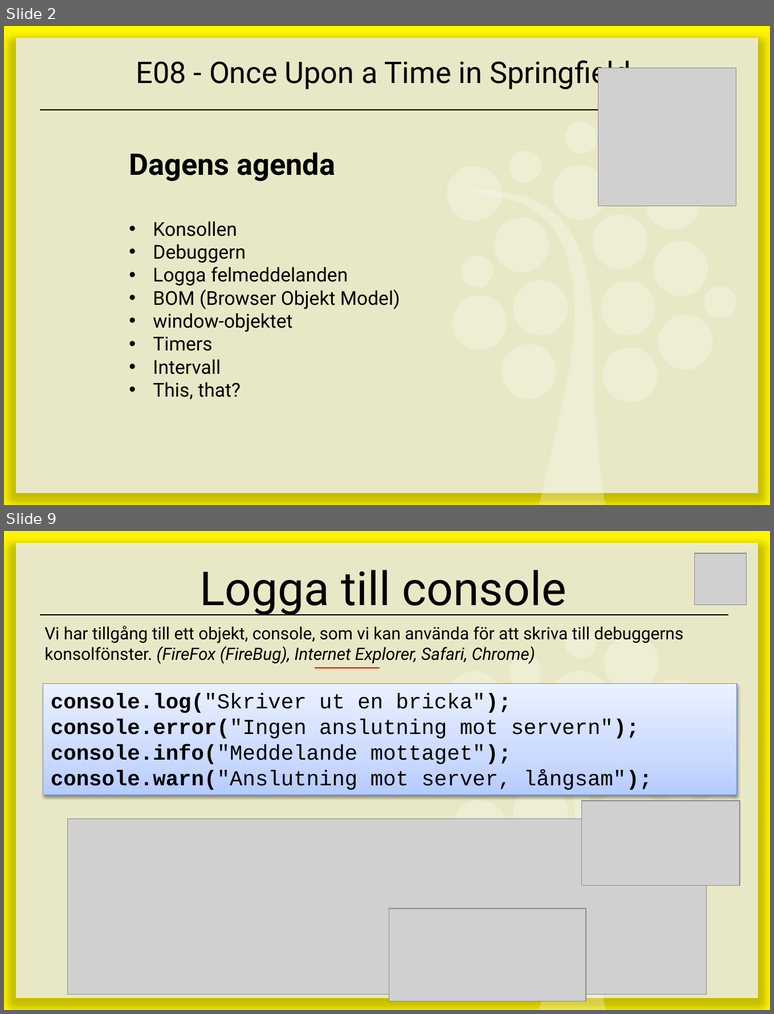
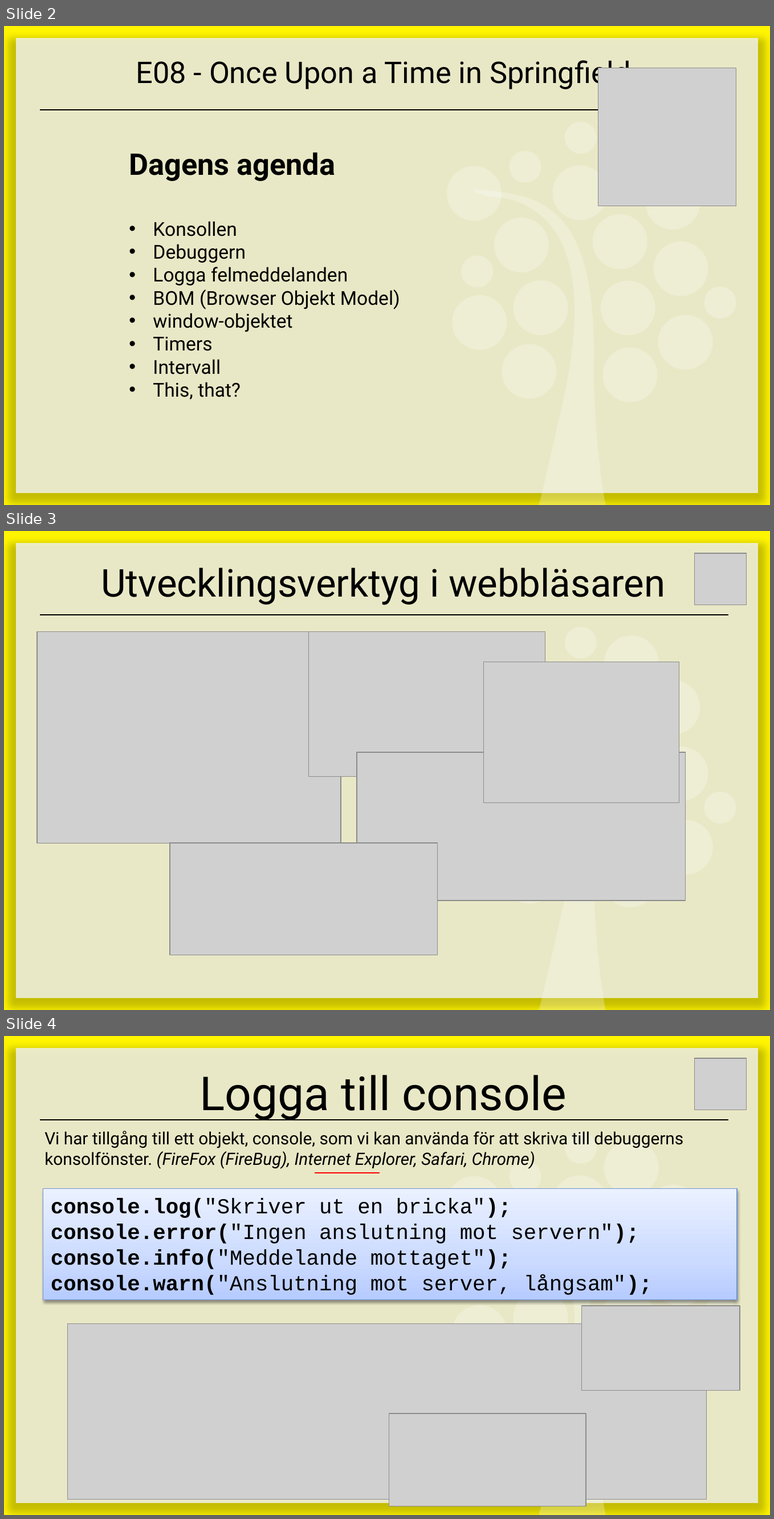
Before and after one commit to Leitet/Kursmaterial-JavaScript, a slide deck: lectures/E08-Once-Upon-a-Time-in-Springfield/E08 - Once Upon a Time in Springfield.pptx. Shown one above the other, each under a label of ours: slides 2 and 9 before the commit, slides 2, 3 and 4 after it; the slides between them are not shown. The pictures are 774x1014 and 774x1519 pixels, drawn with LibreOffice and Linux fonts; fonts in the diff are those of the drawing; grey boxes stand for pictures. Boxes give left, top, right and bottom in pixels: in the first picture for what was removed or moved away, otherwise in the second. Text is boxed around its words. In the diff, an @@ line names an element or a change of style, - is before the commit and + after.

```diff
--- a/lectures/E08-Once-Upon-a-Time-in-Springfield/E08 - Once Upon a Time in Springfield.pptx
+++ b/lectures/E08-Once-Upon-a-Time-in-Springfield/E08 - Once Upon a Time in Springfield.pptx
@@ slide 3 added at (4,531,770,1010), background #FFFFFF; not listed: 12 template elements that a slide beside it also shows @@
@@ picture added at (695,553,747,605) @@
@@ title added at (101,567,665,605), 36 pt, text #000000 @@
+Utvecklingsverktyg i webbläsaren
@@ picture added at (37,631,341,843) @@
@@ picture added at (309,631,546,776) @@
@@ picture added at (483,662,679,803) @@
@@ picture added at (357,752,686,900) @@
@@ picture added at (170,843,438,955) @@
@@ what was slide 9 is now slide 4 @@
```
Also in this commit, not shown: 1 slide changed, 6 slides removed.
